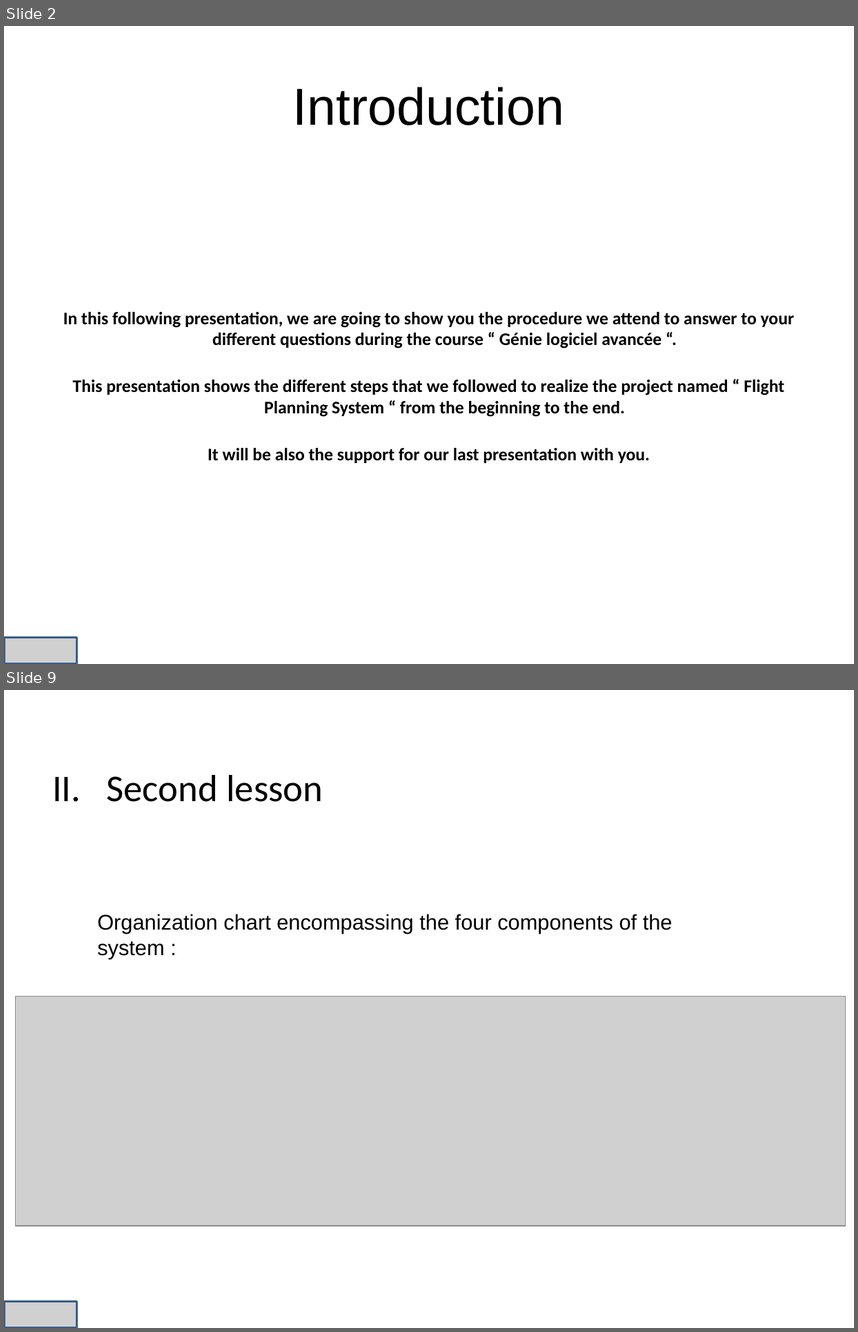
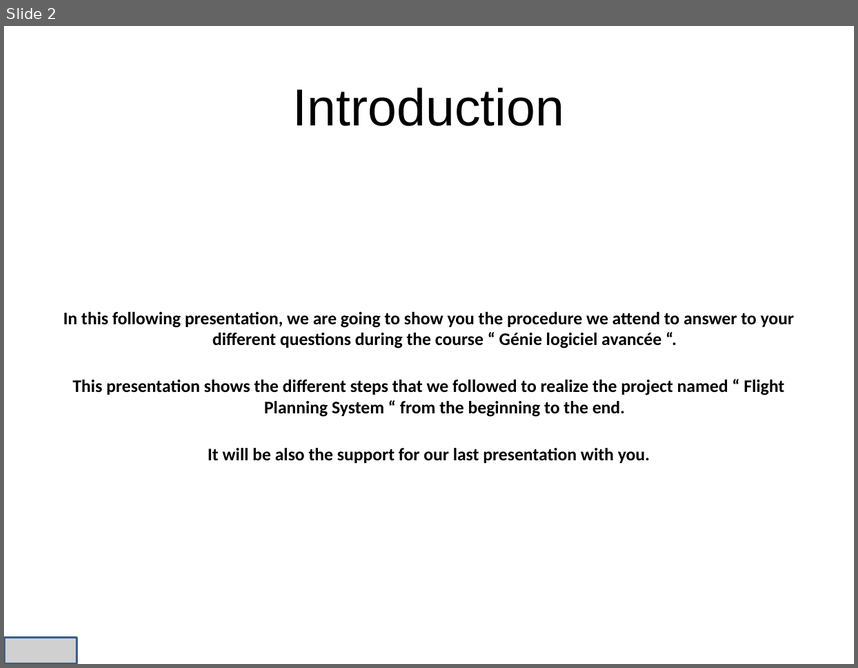
Before and after one commit to niss93/Preplane, a slide deck: Presentation.pptx. Shown one above the other, each under a label of ours: slides 2 and 9 before the commit, slide 2 after it; the slides between them are not shown. The pictures are 858x1332 and 858x668 pixels, drawn with LibreOffice and Linux fonts; fonts in the diff are those of the drawing; grey boxes stand for pictures; background and template pictures are left out. Boxes give left, top, right and bottom in pixels: in the first picture for what was removed or moved away, otherwise in the second. Text is boxed around its words. In the diff, an @@ line names an element or a change of style, - is before the commit and + after.

```diff
--- a/Presentation.pptx
+++ b/Presentation.pptx
@@ slide 9 removed at [4,690,854,1328], background picture (left out) @@
@@ text removed at [52,775,323,802] @@
-II. Second lesson
@@ text removed at [97,914,673,959] @@
-Organization chart encompassing the four components of the system :
@@ picture removed at [16,996,846,1225] @@
@@ picture removed at [4,1301,77,1328] @@
```
Also in this commit, not shown: 7 slides changed, 5 slides added, 7 other slides removed, 3 other files.
